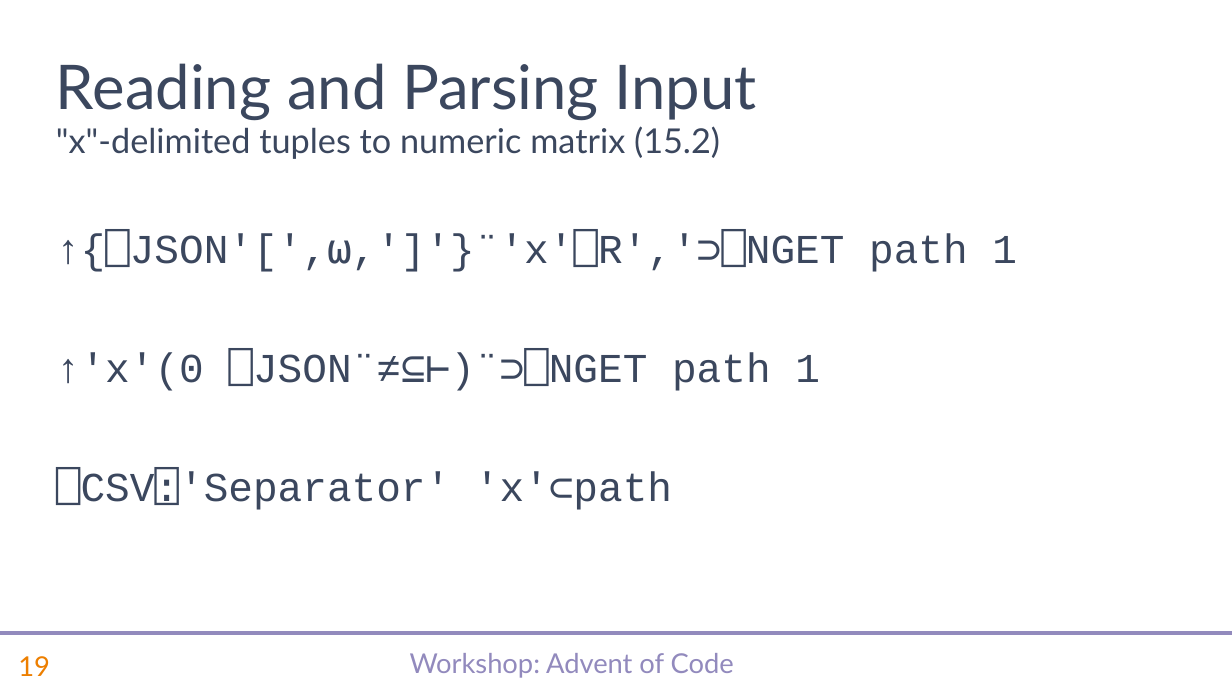
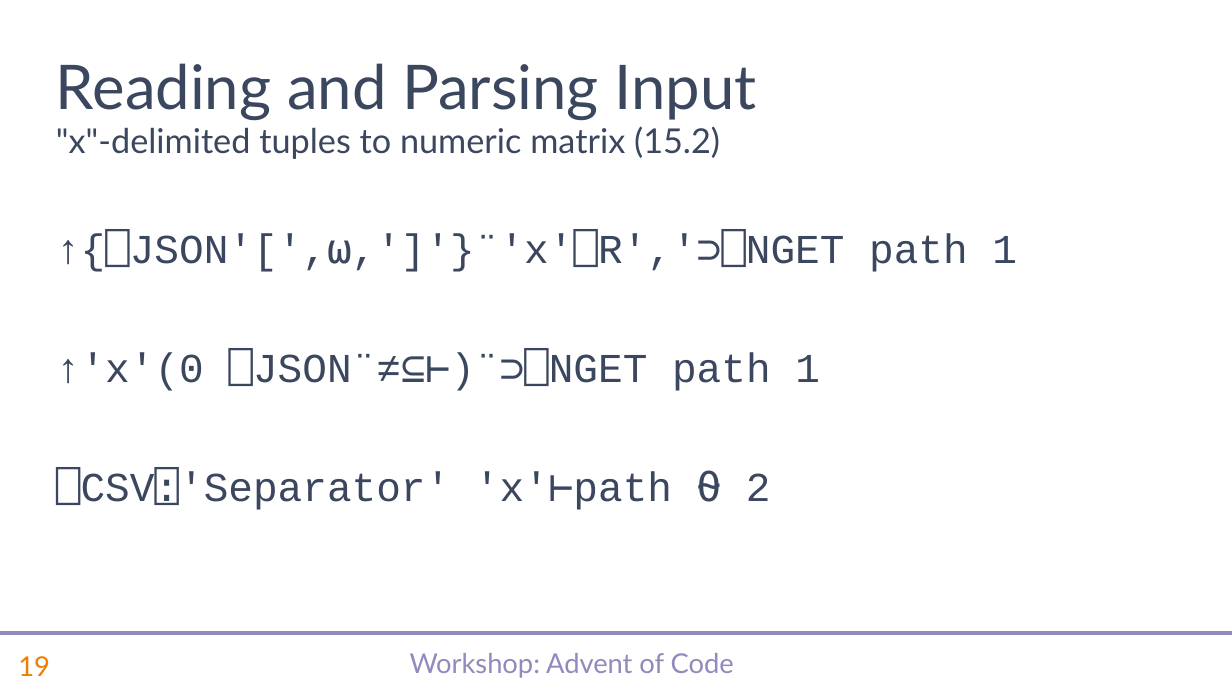
Before and after one commit to abrudz/SimCorp, a slide deck: slide 20 of aoc/slides2.pptx. Drawn at 1232x693 pixels with LibreOffice and Linux fonts; fonts in the diff are those of the drawing; background and template pictures are left out. Boxes give left, top, right and bottom in pixels: in the first picture for what was removed or moved away, otherwise in the second. Text is boxed around its words. In the diff, an @@ line names an element or a change of style, - is before the commit and + after.

```diff
--- a/aoc/slides2.pptx
+++ b/aoc/slides2.pptx
@@ text at (x1=81, y1=471, x2=771, y2=510): text changed @@
-⎕CSV⍠'Separator' 'x'⊂path
+⎕CSV⍠'Separator' 'x'⊢path ⍬ 2
```
Also in this commit, not shown: 2 other slides changed, 1 other file.
